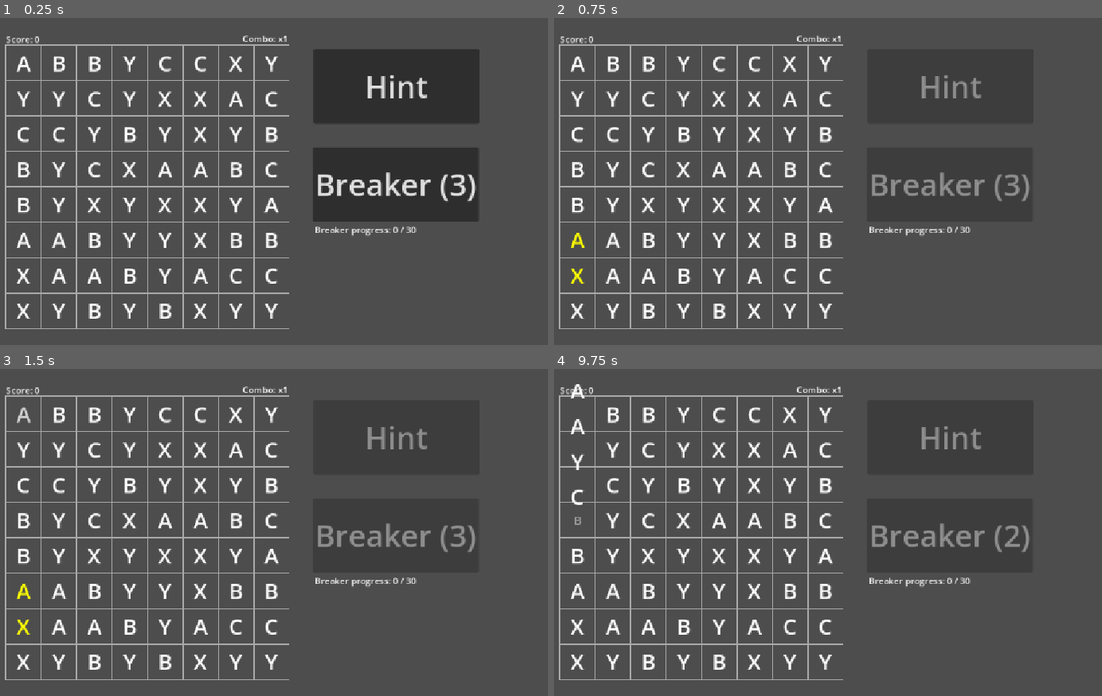
Above: before the commit, frames 1-4 (two rows, left to right).
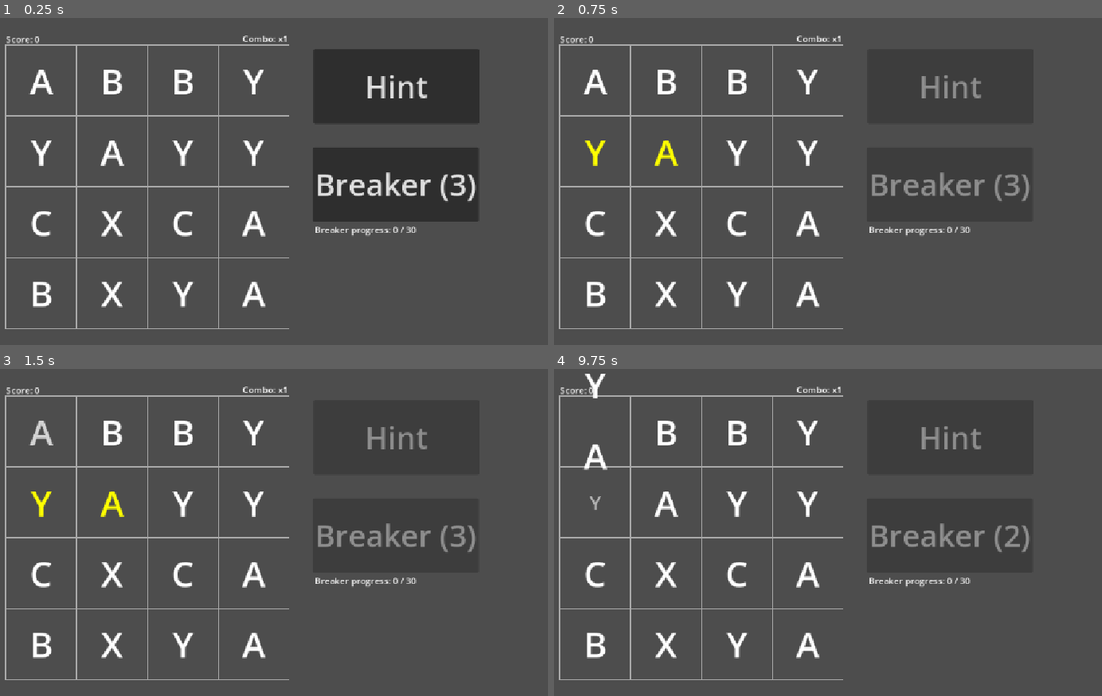
Above: after the commit, the same moments.

Repository: fehudma/godot_projects
Game: Godot game, scene res://Scenes/game.tscn
Same seed, same stepped clock (60 frames per second), same inputs: the game is played once before the commit and once after it.
Inputs (mouse positions are in pixels of both pictures, inside the frame that each line leads up to):
- Up to frame 1 (0.25 s): no input
- Up to frame 2 (0.75 s): click "Hint" at 0.5 s
- Up to frame 3 (1.5 s): tap Enter at 1.25 s; move the mouse to (21, 414) at 1.27 s; click (21, 414) at 1.42 s
- Up to frame 4 (9.75 s): click "Breaker (3)" at 2 s; click "Breaker: ON (3)" at 2.75 s; click "Hint" at 3.5 s; tap Space at 4.25, 9.5 s; move the mouse to (575, 450) at 4.27 s; click (575, 450) at 4.42 s; click "Breaker (3)" at 5 s; click "Breaker: ON (3)" at 5.75 s; click "Hint" at 6.5 s; tap Enter at 7.25 s; move the mouse to (575, 483) at 7.27 s; click (575, 483) at 7.42 s; click "Breaker (3)" at 8 s; click "Breaker: ON (3)" at 8.75 s; move the mouse to (575, 519) at 9.52 s; click (575, 519) at 9.67 s

The runs differ from the first frame. In frame 1, 7.2% of the frame differs, in the area x 1-53%, y 8-95%; in frame 2, 7.2%; in frame 3, 7.2%; in frame 4, 7.2%, in the area x 1-53%, y 1-95%.

Commit message:
board is now 4x4

Diff:
--- a/Scenes/board.gd
+++ b/Scenes/board.gd
@@ -1,9 +1,11 @@
 extends Node2D
 
 #==========================CONST
-const COLUMNS: int = 8
-const ROWS: int = 8
-const CELL_SIZE:int = 64
+const COLUMNS: int = 4
+const ROWS: int = 4
+
+const CELL_WIDTH: int = 128
+const CELL_HEIGHT: int = 128
 
 
 #
@@ -56,8 +58,8 @@
 #
 func grid_to_pixel(column: int, row: int) -> Vector2:
 	return Vector2(
-		column * CELL_SIZE + CELL_SIZE / 2.0,
-		row * CELL_SIZE + CELL_SIZE / 2.0
+		column * CELL_WIDTH + CELL_WIDTH / 2.0,
+		row * CELL_HEIGHT + CELL_HEIGHT / 2.0
 	)
 
 #
@@ -398,7 +400,7 @@
 			if grid[column][row] == null:
 				var new_piece: Piece = create_piece(Vector2i(column, row))
 
-				new_piece.position.y -= CELL_SIZE
+				new_piece.position.y -= CELL_HEIGHT
 
 				var tween := create_tween()
 				tween.tween_property(
@@ -717,14 +719,15 @@
 	for column: int in range(COLUMNS):
 		for row: int in range(ROWS):
 			var cell_position := Vector2(
-				column * CELL_SIZE,
-				row * CELL_SIZE
+				column * CELL_WIDTH,
+				row * CELL_HEIGHT
 			)
 
 			var cell_rectangle := Rect2(
 				cell_position,
-				Vector2(CELL_SIZE, CELL_SIZE)
+				Vector2(CELL_WIDTH, CELL_HEIGHT)
 			)
+
 
 			draw_rect(cell_rectangle, Color.DARK_GRAY, false, 2.0)
 
@@ -732,8 +735,8 @@
 #
 func pixel_to_grid(pixel_position: Vector2) -> Vector2i:
 	return Vector2i(
-		floori(pixel_position.x / CELL_SIZE),
-		floori(pixel_position.y / CELL_SIZE)
+		floori(pixel_position.x / CELL_WIDTH),
+		floori(pixel_position.y / CELL_HEIGHT)
 	)
 
 #
@@ -881,16 +884,19 @@
 
 		second_cell = Vector2i(-1, -1)
 
-func _unhandled_input(event: InputEvent) -> void:
+func _input(event: InputEvent) -> void:
 	if input_locked:
 		return
 
-	if event is InputEventMouseButton:
+	if event is InputEventScreenTouch:
+		if event.pressed:
+			handle_board_press(event.position)
+
+	elif event is InputEventMouseButton:
+		if event.device == InputEvent.DEVICE_ID_EMULATION:
+			return
+
 		if event.button_index == MOUSE_BUTTON_LEFT and event.pressed:
-			handle_board_press(event.position)
-
-	elif event is InputEventScreenTouch:
-		if event.pressed:
 			handle_board_press(event.position)
 
 
--- a/Scenes/piece.tscn
+++ b/Scenes/piece.tscn
@@ -10,10 +10,10 @@
 
 [node name="LetterLabel" type="Label" parent="." unique_id=1078730243]
 offset_left = -32.0
-offset_top = -32.0
+offset_top = -64.0
 offset_right = 32.0
-offset_bottom = 32.0
-theme_override_font_sizes/font_size = 40
+offset_bottom = 64.0
+theme_override_font_sizes/font_size = 64
 text = "C"
 horizontal_alignment = 1
 vertical_alignment = 1
Not shown, changed: export_presets.cfg
